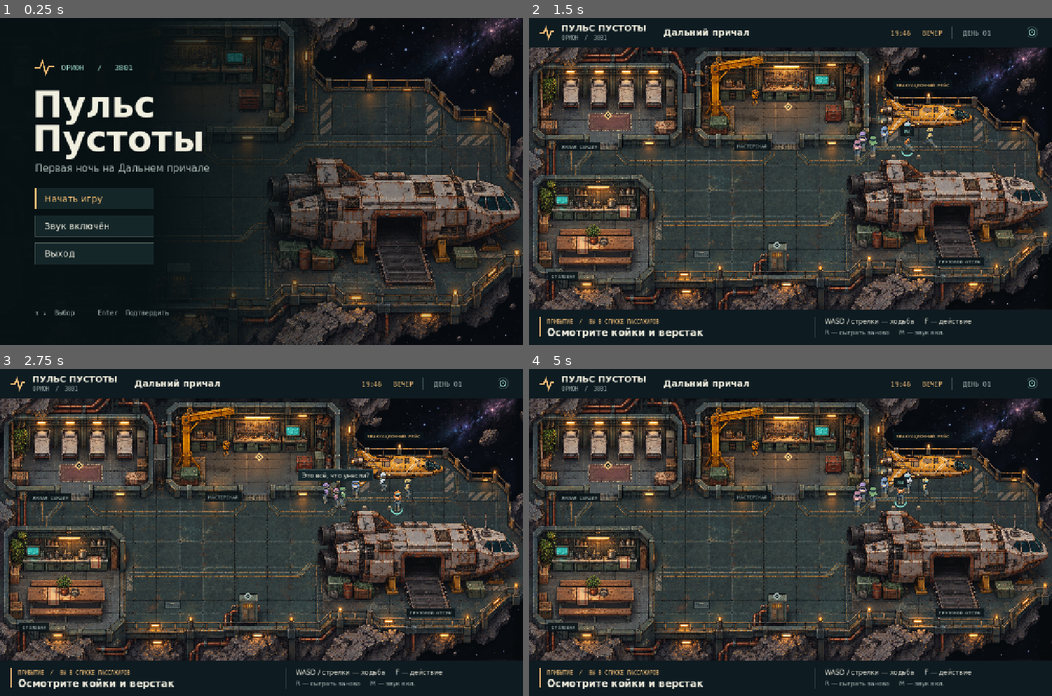
Above: before the commit, frames 1-4 (two rows, left to right).
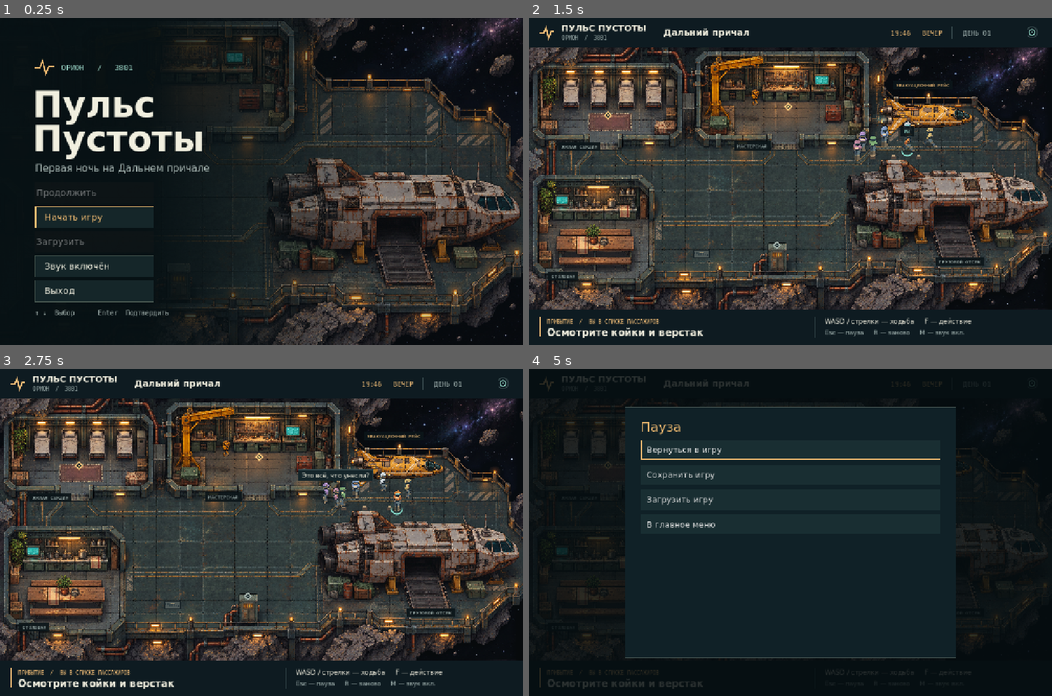
Above: after the commit, the same moments.

Repository: Ozimnadius/pulse-of-the-void
Game: Godot game, scene res://dock.tscn
The game is run twice, just before and just after one commit, with the same random seed, the same clock (stepped at 60 frames per second) and the same inputs.
Inputs (mouse positions are in pixels of both pictures, inside the frame that each line leads up to):
- Up to frame 1 (0.25 s): no input
- Up to frame 2 (1.5 s): click "Начать игру" at 0.5 s; tap Enter at 1.25 s; move the mouse to (905, 165) at 1.27 s; hold Right from 1.28 s (still down); tap F at 1.35 s; click (905, 165) at 1.42 s
- Up to frame 3 (2.75 s): tap Space at 1.52, 2.27 s; tap E at 1.55, 2.1 s; move the mouse to (156, 548) at 2.02 s; release Right at 2.03 s; hold Down from 2.03 s (still down); click (156, 548) at 2.17 s; tap Enter at 2.3 s
- Up to frame 4 (5 s): move the mouse to (842, 460) at 2.77 s; release Down at 2.78 s; hold Right 2.78-3.53 s; tap Enter at 2.85 s; click (842, 460) at 2.92 s; tap Keypad Enter at 3.05, 3.6 s; move the mouse to (764, 597) at 3.52 s; hold Up 3.53-4.28 s; click (764, 597) at 3.67 s; tap Space at 3.77, 4.25, 4.52 s; tap R at 3.8, 4.35 s; move the mouse to (947, 581) at 4.27 s; hold Left from 4.28 s (still down); click (947, 581) at 4.42 s; tap F at 4.55 s; tap Escape at 4.9 s

The runs differ from the first frame. In frame 1, 1.2% of the frame differs, in the area x 6-30%, y 52-87%; in frame 2, 0.2%; in frame 3, 0.2%; in frame 4, 60%, in the area x 0-100%, y 2-98%.

Commit message:
feat(game): добавить именованные сохранения и продолжение игры

Diff:
--- a/game/dock.tscn
+++ b/game/dock.tscn
@@ -1,9 +1,10 @@
-[gd_scene load_steps=12 format=3]
+[gd_scene load_steps=13 format=3]
 
 [ext_resource type="Script" path="res://game.gd" id="1"]
 [ext_resource type="Script" path="res://deck.gd" id="2"]
 [ext_resource type="Script" path="res://hud.gd" id="3"]
 [ext_resource type="Script" path="res://title_menu.gd" id="4"]
+[ext_resource type="Script" path="res://save_menu.gd" id="11"]
 
 [ext_resource type="Script" path="res://residents.gd" id="5"]
 [ext_resource type="Texture2D" path="res://art/dock.png" id="6"]
@@ -48,3 +49,16 @@
 offset_right = 1280.0
 offset_bottom = 800.0
 script = ExtResource("4")
+
+[node name="SaveMenu" type="ColorRect" parent="."]
+script = ExtResource("11")
+
+[node name="SaveWarning" type="Label" parent="."]
+visible = false
+offset_left = 35.0
+offset_top = 78.0
+mouse_filter = 2
+theme_override_colors/font_color = Color(1, 0.8, 0.52, 1)
+theme_override_colors/font_outline_color = Color(0.05, 0.08, 0.09, 1)
+theme_override_constants/outline_size = 6
+text = "Не удалось сохранить игру. Проверьте свободное место и доступ к папке сохранений."
--- a/game/game.gd
+++ b/game/game.gd
@@ -42,6 +42,8 @@
 var music_fade: Tween
 const Walker = preload("res://walker.gd")
 @onready var residents = $Deck/Residents
+@onready var store = $SaveMenu.store
+const MORNING_START := Vector2(340, 213)
 
 func _ready() -> void:
 	$Departure.stream = preload("res://audio/departure.wav")
@@ -49,9 +51,16 @@
 	$HUD.hide()
 	$Deck.hide()
 	$TitleMenu.start_requested.connect(_start_from_menu)
+	$TitleMenu.continue_requested.connect(_continue_game)
+	$TitleMenu.load_requested.connect(_browse_from_title)
 	$TitleMenu.menu_requested.connect(_return_to_menu)
 	$TitleMenu.sound_requested.connect(_toggle_sound)
 	$TitleMenu.exit_requested.connect(_close)
+	$SaveMenu.resumed.connect(_resume)
+	$SaveMenu.title_requested.connect(_return_to_menu)
+	$SaveMenu.load_requested.connect(_restore)
+	$SaveMenu.save_requested.connect(_save_manual)
+	$TitleMenu.show_title(not store.entries().is_empty())
 	music = AudioStreamPlayer.new()
 	music.stream = preload("res://audio/dock_theme.ogg")
 	music.volume_db = -48.0 + linear_to_db(MUSIC_GAIN)
@@ -76,6 +85,10 @@
 
 func _start_from_menu() -> void:
 	reset_game()
+	_show_game()
+
+func _show_game() -> void:
+	_resume()
 	$TitleMenu.hide()
 	$HUD.show()
 	$Deck.show()
@@ -84,15 +97,89 @@
 	_fade_music(-12.0)
 
 func _return_to_menu() -> void:
+	_resume()
 	residents.stop_sounds()
 	$Departure.stop()
 	$Deck.hide()
+	$HUD.hide()
 	sound.stop()
 	_fade_music(-3.0)
-	$TitleMenu.show_title()
+	$TitleMenu.show_title(not store.entries().is_empty())
+
+func _browse_from_title() -> void:
+	$TitleMenu.focus_behavior_recursive = Control.FOCUS_BEHAVIOR_DISABLED
+	$SaveMenu.load_from_title()
+
+func _resume() -> void:
+	held.clear()
+	$SaveMenu.hide()
+	$TitleMenu.focus_behavior_recursive = Control.FOCUS_BEHAVIOR_INHERITED
+	$Departure.stream_paused = false
+
+func _pause() -> void:
+	held.clear()
+	running = false
+	residents.stop_sounds()
+	$Departure.stream_paused = true
+	$SaveMenu.pause_game(_saved_objective())
+
+func _saved_objective() -> String:
+	return objective(Phase.MORNING if phase == Phase.NIGHT else phase)
+
+func _write_save(id: String, caption: String) -> bool:
+	var state := {"phase": Phase.MORNING if phase == Phase.NIGHT else phase, "route": route,
+		"inspected": inspected, "player": MORNING_START if phase == Phase.NIGHT else player,
+		"guide": guide, "guide_index": guide_index, "progress": progress}
+	var ok: bool = store.write(id, caption, _saved_objective(), state)
+	$SaveWarning.visible = not ok
+	return ok
+
+func _autosave() -> void:
+	_write_save(store.AUTO, "Автосохранение")
+
+func _save_manual(id: String, caption: String) -> void:
+	if _write_save(id, caption):
+		$SaveMenu.pause_game(_saved_objective(), "Сохранено · " + caption)
+
+func _continue_game() -> void:
+	var records: Array = store.entries()
+	if records.is_empty():
+		_return_to_menu()
+	else:
+		_restore(records[0])
+
+func _restore(record: Dictionary) -> void:
+	var state: Dictionary = record.state
+	phase = state.phase
+	route = state.route
+	inspected = state.inspected.duplicate()
+	player = state.player
+	guide = state.guide
+	guide_index = state.guide_index
+	progress = state.progress
+	modal = ""
+	selection = 0
+	repair = 0.0
+	night_time = 0.0
+	running = false
+	$Departure.stop()
+	residents.populate("arrival" if phase == Phase.ARRIVAL else route)
+	if route == "home":
+		residents.people[1].position = guide
+	_show_game()
+	if phase == Phase.FINISHED:
+		_show_ending()
+	if record.id != store.AUTO:
+		_autosave()
+	$Deck.queue_redraw()
+	$HUD.queue_redraw()
 
 func _finish_route() -> void:
 	phase = Phase.FINISHED
+	_autosave()
+	_show_ending()
+
+func _show_ending() -> void:
 	held.clear()
 	residents.finish_scene()
 	$Deck.queue_redraw()
@@ -117,6 +204,8 @@
 	held.clear()
 
 func _unhandled_input(event: InputEvent) -> void:
+	if $SaveMenu.visible:
+		return
 	if $TitleMenu.visible:
 		if event is InputEventKey and event.pressed and not event.echo and event.physical_keycode == KEY_M:
 			_toggle_sound()
@@ -165,6 +254,8 @@
 		return
 	if key in [KEY_F, KEY_E, KEY_ENTER]:
 		interact()
+	elif key == KEY_ESCAPE:
+		_pause()
 
 func reset_game() -> void:
 	phase = Phase.ARRIVAL
@@ -182,6 +273,7 @@
 	$Departure.stop()
 	residents.populate("arrival")
 	held.clear()
+	_autosave()
 
 func is_held(keys: Array) -> bool:
 	for k in keys:
@@ -198,14 +290,14 @@
 	return false
 
 func _physics_process(delta: float) -> void:
-	if $TitleMenu.visible:
+	if $TitleMenu.visible or $SaveMenu.visible:
 		return
 	elapsed += delta
 	if phase == Phase.NIGHT:
 		night_time += delta
 		if night_time >= 3.6:
 			phase = Phase.MORNING
-			player = Vector2(340, 213)
+			player = MORNING_START
 			residents.populate(route)
 	elif modal == "":
 		var direction = Vector2(
@@ -224,11 +316,14 @@
 				guide = guide.move_toward(destination, delta * 62)
 				if guide == destination:
 					guide_index += 1
+					if guide_index == GUIDE_PATH.size():
+						_autosave()
 		if route == "shop" and progress == 1:
 			if player.distance_to(BENCH) < 34 and is_held([KEY_F, KEY_E]):
 				repair = minf(1.0, repair + delta / 1.15)
 				if repair >= 1.0:
 					progress = 2
+					_autosave()
 					chirp(610)
 					show_note("Разъём обжат", ["Контакт держит. Механик протягивает вам разъём.", "Отнесите его к открытой аппарели грузовика."])
 			else:
@@ -276,10 +371,10 @@
 	chirp(370)
 	match target:
 		"home":
-			inspected["home"] = true
+			_inspect("home")
 			show_note("В жилой секции холодно", ["Четыре койки. На первой кто-то оставил детскую куртку.", "Если подать питание, к ночи прогреются матрасы."])
 		"shop":
-			inspected["shop"] = true
+			_inspect("shop")
 			show_note("Верстак обесточен", ["В тисках зажат разъём с обгоревшим контактом.", "Механик перебирает инструменты. Ему нужен ток."])
 		"switch":
 			if inspected.size() == 2:
@@ -290,16 +385,23 @@
 			show_note("У соседнего шлюза", ["Старая грузовая машина. За аппарелью темно.", "Этот корабль останется здесь, когда эвакуационный рейс уйдёт."])
 		"guide":
 			progress = 1
+			_autosave()
 			show_note("Нина, дежурная причала", ["«Малой впервые за трое суток проспал до утра.", "Пойдём. Я знаю, где оставили кабель для второй линии»."])
 		"hatch":
 			progress = 2
 			_finish_route()
 		"mechanic":
 			progress = 1
+			_autosave()
 			show_note("Мирон, механик", ["«Кто спал на скамейке, тот уже на ногах. Давай попробуем.", "Обожми контакт на верстаке. Я подержу провод»."])
 		"light":
 			progress = 3
 			_finish_route()
+
+func _inspect(place: String) -> void:
+	if not inspected.has(place):
+		inspected[place] = true
+		_autosave()
 
 func choose_route() -> void:
 	route = "home" if selection == 0 else "shop"
@@ -308,6 +410,7 @@
 	modal = ""
 	held.clear()
 	$Departure.play()
+	_autosave()
 
 func chirp(hz: float) -> void:
 	var wave = AudioStreamWAV.new()
@@ -322,12 +425,14 @@
 	tone.stream = wave
 	tone.play()
 
-func objective() -> String:
-	if phase == Phase.ARRIVAL:
+func objective(at_phase: int = -1) -> String:
+	if at_phase == -1:
+		at_phase = phase
+	if at_phase == Phase.ARRIVAL:
 		return "Осмотрите койки и верстак" if inspected.size() < 2 else "Выберите ночную линию у распределителя"
-	if phase == Phase.NIGHT:
+	if at_phase == Phase.NIGHT:
 		return "Эвакуационный рейс отстыковался"
-	if phase == Phase.FINISHED:
+	if at_phase == Phase.FINISHED:
 		return "Кабель для второй линии найден" if route == "home" else "В грузовом отсеке горит свет"
 	if route == "home":
 		if progress == 0:
--- a/game/hud.gd
+++ b/game/hud.gd
@@ -74,7 +74,7 @@
 	word(Vector2(44,778),game.objective(),24,WHITE,heavy)
 	rule(Vector2(700,730),Vector2(700,782))
 	word(Vector2(724,748),"WASD / стрелки — ходьба     F — действие",16,WHITE)
-	word(Vector2(724,775),"R — сыграть заново     M — звук " + ("выкл." if game.muted else "вкл."),15,QUIET)
+	word(Vector2(724,775),"Esc — пауза     R — заново     M — звук " + ("выкл." if game.muted else "вкл."),15,QUIET)
 	if game.phase == game.Phase.NIGHT:
 		var a = minf(0.93,game.night_time*0.64)
 		draw_rect(Rect2(0,72,1280,640), Color(0.025,0.062,0.077,a))
--- /dev/null
+++ b/game/save_menu.gd
@@ -0,0 +1,174 @@
+extends ColorRect
+
+signal resumed
+signal title_requested
+signal load_requested(entry: Dictionary)
+signal save_requested(id: String, caption: String)
+
+var store = preload("res://save_store.gd").new()
+var page := ""
+var from_title := false
+var suggested := ""
+var column := VBoxContainer.new()
+var buttons: Array[Control] = []
+
+func _ready() -> void:
+	size = Vector2(1280, 800)
+	color = Color(0.02, 0.05, 0.06, 0.84)
+	var panel := Panel.new()
+	panel.position = Vector2(235, 93)
+	panel.size = Vector2(810, 614)
+	var style := StyleBoxFlat.new()
+	style.bg_color = Color("#102127")
+	style.border_color = Color("#50605b")
+	style.set_border_width_all(1)
+	panel.add_theme_stylebox_override("panel", style)
+	add_child(panel)
+	theme = Theme.new()
+	theme.default_font = get_parent().get_node("TitleMenu").text_font
+	for state in ["normal", "hover", "pressed"]:
+		var surface := StyleBoxFlat.new()
+		surface.bg_color = Color("#192e32") if state == "normal" else Color("#334342")
+		surface.content_margin_left = 15
+		surface.content_margin_right = 15
+		surface.content_margin_top = 7
+		surface.content_margin_bottom = 7
+		theme.set_stylebox(state, "Button", surface)
+	var focus := StyleBoxFlat.new()
+	focus.draw_center = false
+	focus.border_color = Color("#f2bc71")
+	focus.set_border_width_all(1)
+	focus.border_width_left = 4
+	theme.set_stylebox("focus", "Button", focus)
+	column.position = Vector2(38, 30)
+	column.size = Vector2(734, 552)
+	column.add_theme_constant_override("separation", 12)
+	panel.add_child(column)
+	hide()
+
+func _page(key: String, heading: String) -> void:
+	page = key
+	buttons.clear()
+	for child in column.get_children():
+		column.remove_child(child)
+		child.queue_free()
+	var title := _label(heading, 32)
+	title.modulate = Color("#f2bc71")
+	show()
+
+func _label(caption: String, font_size: int) -> Label:
+	var label := Label.new()
+	label.text = caption
+	label.autowrap_mode = TextServer.AUTOWRAP_WORD_SMART
+	label.add_theme_font_size_override("font_size", font_size)
+	column.add_child(label)
+	return label
+
+func _button(caption: String, action: Callable, parent: Container = null) -> Button:
+	var button := Button.new()
+	button.text = caption
+	button.alignment = HORIZONTAL_ALIGNMENT_LEFT
+	button.text_overrun_behavior = TextServer.OVERRUN_TRIM_ELLIPSIS
+	button.tooltip_text = caption
+	button.custom_minimum_size.y = 49
+	button.add_theme_font_size_override("font_size", 20)
+	button.mouse_default_cursor_shape = Control.CURSOR_POINTING_HAND
+	button.pressed.connect(action)
+	(parent if parent != null else column).add_child(button)
+	buttons.append(button)
+	return button
+
+func _focus() -> void:
+	for i in buttons.size():
+		var control := buttons[i]
+		var previous := control.get_path_to(buttons[posmod(i - 1, buttons.size())])
+		var next := control.get_path_to(buttons[(i + 1) % buttons.size()])
+		control.focus_neighbor_top = previous
+		control.focus_previous = previous
+		control.focus_neighbor_bottom = next
+		control.focus_next = next
+	buttons[0].grab_focus()
+
+func pause_game(default_name: String, message: String = "") -> void:
+	from_title = false
+	suggested = default_name
+	_page("pause", "Пауза")
+	if not message.is_empty():
+		_label(message, 19)
+	_button("Вернуться в игру", resumed.emit)
+	_button("Сохранить игру", list_slots.bind(true))
+	_button("Загрузить игру", list_slots.bind(false))
+	_button("В главное меню", title_requested.emit)
+	_focus()
+
+func load_from_title() -> void:
+	from_title = true
+	list_slots(false)
+
+func list_slots(saving: bool) -> void:
+	_page("save" if saving else "load", "Сохранить игру" if saving else "Загрузить игру")
+	var scroll := ScrollContainer.new()
+	scroll.custom_minimum_size.y = 403
+	scroll.follow_focus = true
+	scroll.horizontal_scroll_mode = ScrollContainer.SCROLL_MODE_DISABLED
+	column.add_child(scroll)
+	var rows := VBoxContainer.new()
+	rows.size_flags_horizontal = Control.SIZE_EXPAND_FILL
+	rows.add_theme_constant_override("separation", 7)
+	scroll.add_child(rows)
+	if saving:
+		_button("Создать новое", _name_slot, rows)
+	for record in store.entries():
+		if saving and record.id == store.AUTO:
+			continue
+		var caption := "%s    ·    %s\n%s" % [record.name, record.time, record.objective]
+		var action := _confirm.bind(record) if saving else load_requested.emit.bind(record)
+		_button(caption, action, rows)
+	_button("Назад", _back)
+	_focus()
+
+func _name_slot() -> void:
+	_page("name", "Новое сохранение")
+	_label("Название сохранения", 20)
+	var field := LineEdit.new()
+	field.max_length = 48
+	field.text = suggested
+	field.select_all_on_focus = true
+	field.custom_minimum_size.y = 49
+	field.add_theme_font_size_override("font_size", 22)
+	column.add_child(field)
+	buttons.append(field)
+	var submit := func():
+		var caption := field.text.strip_edges()
+		if not caption.is_empty():
+			save_requested.emit(store.new_id(), caption)
+	var save := _button("Сохранить", submit)
+	field.text_changed.connect(func(value): save.disabled = value.strip_edges().is_empty())
+	field.text_submitted.connect(func(_value): submit.call())
+	_button("Отмена", _back)
+	_focus()
+	field.select_all()
+
+func _confirm(record: Dictionary) -> void:
+	_page("confirm", "Перезаписать сохранение?")
+	_label("«%s»\n%s\n%s" % [record.name, record.objective, record.time], 22)
+	_button("Отмена", _back)
+	_button("Перезаписать", save_requested.emit.bind(record.id, record.name))
+	_focus()
+
+func _back() -> void:
+	match page:
+		"pause":
+			resumed.emit()
+		"load", "save":
+			if from_title:
+				title_requested.emit()
+			else:
+				pause_game(suggested)
+		"name", "confirm":
+			list_slots(true)
+
+func _input(event: InputEvent) -> void:
+	if visible and event is InputEventKey and event.pressed and not event.echo and event.keycode == KEY_ESCAPE:
+		get_viewport().set_input_as_handled()
+		_back()
--- /dev/null
+++ b/game/save_store.gd
@@ -0,0 +1,72 @@
+extends RefCounted
+
+const DIRECTORY := "user://saves"
+const AUTO := "auto"
+const VERSION := 1
+
+func new_id() -> String:
+	return Crypto.new().generate_random_bytes(16).hex_encode()
+
+func _read(path: String) -> Dictionary:
+	var file := FileAccess.open(path, FileAccess.READ)
+	if file == null or file.get_length() < 33 or file.get_length() > 65536:
+		return {}
+	var checksum := file.get_buffer(32)
+	var payload := file.get_buffer(file.get_length() - 32)
+	if _digest(payload) != checksum:
+		return {}
+	var value = bytes_to_var(payload)
+	if not value is Dictionary or value.get("version") != VERSION:
+		return {}
+	return value
+
+func _digest(payload: PackedByteArray) -> PackedByteArray:
+	var hash := HashingContext.new()
+	hash.start(HashingContext.HASH_SHA256)
+	hash.update(payload)
+	return hash.finish()
+
+func entries() -> Array:
+	var latest := {}
+	var directory := DirAccess.open(DIRECTORY)
+	if directory == null:
+		return []
+	for filename in directory.get_files():
+		if not filename.ends_with(".sav"):
+			continue
+		var entry := _read(DIRECTORY.path_join(filename))
+		if entry.is_empty():
+			continue
+		var id: String = entry.id
+		if not latest.has(id) or entry.order > latest[id].order:
+			entry.filename = filename
+			latest[id] = entry
+	var sorted := latest.values()
+	sorted.sort_custom(func(a, b): return a.order > b.order)
+	return sorted
+
+func write(id: String, caption: String, objective: String, state: Dictionary) -> bool:
+	if DirAccess.make_dir_recursive_absolute(DIRECTORY) != OK:
+		return false
+	var records := entries()
+	var order := 1 if records.is_empty() else int(records[0].order) + 1
+	var target := id + ".a.sav"
+	for record in records:
+		if record.id == id and record.filename == target:
+			target = id + ".b.sav"
+			break
+	var entry := {"version": VERSION, "id": id, "name": caption, "objective": objective,
+		"time": Time.get_datetime_string_from_system(false, true), "order": order, "state": state}
+	var payload := var_to_bytes(entry)
+	var temporary := DIRECTORY.path_join(new_id() + ".tmp")
+	var file := FileAccess.open(temporary, FileAccess.WRITE)
+	if file == null:
+		return false
+	var written := file.store_buffer(_digest(payload)) and file.store_buffer(payload)
+	file.close()
+	# Последняя целая версия остаётся в соседнем файле до следующей успешной записи.
+	if written and _read(temporary) == entry:
+		if DirAccess.rename_absolute(temporary, DIRECTORY.path_join(target)) == OK:
+			return true
+	DirAccess.remove_absolute(temporary)
+	return false
--- a/game/title_menu.gd
+++ b/game/title_menu.gd
@@ -1,6 +1,8 @@
 extends Control
 
 signal start_requested
+signal continue_requested
+signal load_requested
 signal menu_requested
 signal sound_requested
 signal exit_requested
@@ -15,6 +17,8 @@
 var code_font = SystemFont.new()
 var sound_button: Button
 var start_button: Button
+var continue_button: Button
+var load_button: Button
 var leave_button: Button
 var ending_route = ""
 
@@ -23,21 +27,28 @@
 	title_font.font_weight = 700
 	text_font.font_names = title_font.font_names
 	code_font.font_names = PackedStringArray(["Consolas", "DejaVu Sans Mono"])
-	start_button = add_button("Начать игру", 416, start_requested.emit)
-	sound_button = add_button("", 483, sound_requested.emit)
-	leave_button = add_button("Выход", 550, _leave_screen)
+	continue_button = add_button("Продолжить", 401, continue_requested.emit)
+	start_button = add_button("Начать игру", 461, start_requested.emit)
+	load_button = add_button("Загрузить", 521, load_requested.emit)
+	sound_button = add_button("", 581, sound_requested.emit)
+	leave_button = add_button("Выход", 641, _leave_screen)
 	set_sound_enabled(true)
 	show_title()
 
-func show_title() -> void:
+func show_title(has_saves: bool = false) -> void:
 	ending_route = ""
 	show()
 	start_button.text = "Начать игру"
-	start_button.position = Vector2(85, 416)
+	start_button.position = Vector2(85, 461)
+	continue_button.show()
+	load_button.show()
+	continue_button.disabled = not has_saves
+	load_button.disabled = not has_saves
+	continue_button.tooltip_text = "" if has_saves else "Начните игру, чтобы появилось первое сохранение"
 	sound_button.show()
 	leave_button.text = "Выход"
-	leave_button.position = Vector2(85, 550)
-	set_navigation([start_button, sound_button, leave_button])
+	leave_button.position = Vector2(85, 641)
+	set_navigation([continue_button, start_button, load_button, sound_button, leave_button] if has_saves else [start_button, sound_button, leave_button])
 	queue_redraw()
 
 func show_ending(route: String) -> void:
@@ -47,6 +58,8 @@
 	start_button.text = "Сыграть заново"
 	start_button.position = Vector2(x, 466)
 	sound_button.hide()
+	continue_button.hide()
+	load_button.hide()
 	leave_button.text = "В главное меню"
 	leave_button.position = Vector2(x, 533)
 	set_navigation([start_button, leave_button])
@@ -63,7 +76,7 @@
 		var button: Button = buttons[i]
 		button.focus_neighbor_top = button.get_path_to(buttons[posmod(i-1, buttons.size())])
 		button.focus_neighbor_bottom = button.get_path_to(buttons[(i+1) % buttons.size()])
-	start_button.grab_focus()
+	buttons[0].grab_focus()
 
 func set_sound_enabled(enabled: bool) -> void:
 	sound_button.text = "Звук включён" if enabled else "Звук выключен"
Not shown, added: game/save_menu.gd.uid
Not shown, added: game/save_store.gd.uid
Not shown, changed: docs/ЖУРНАЛ.md
